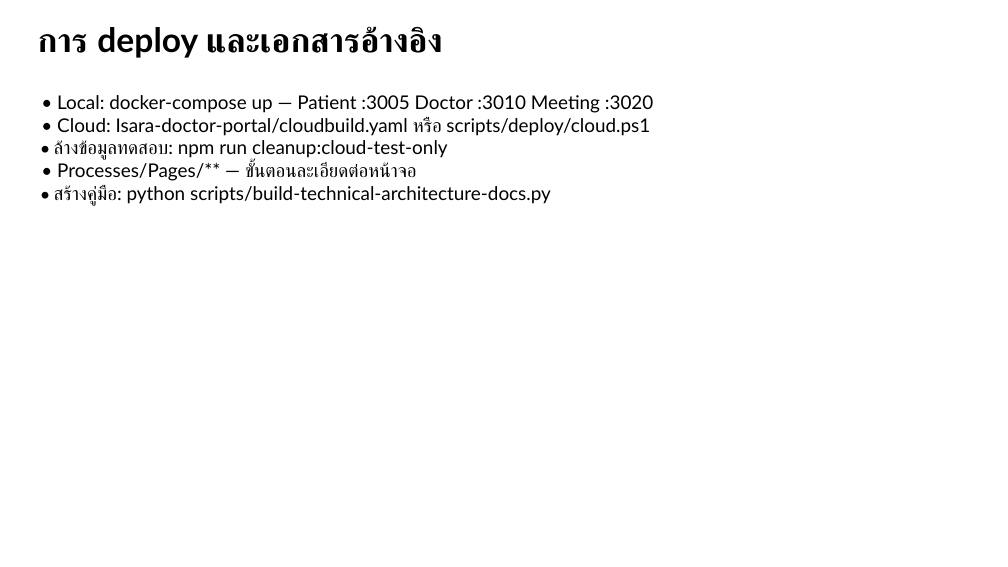
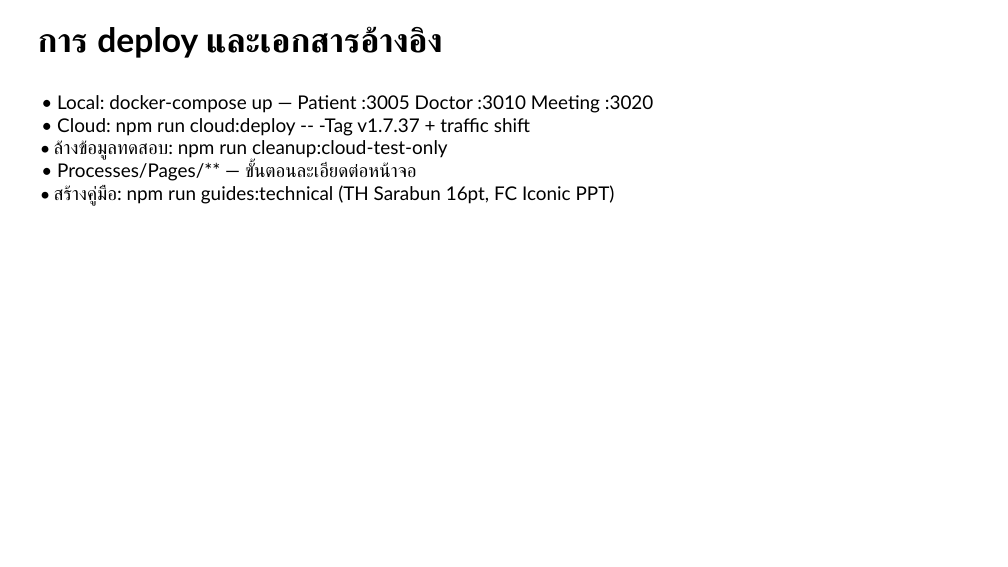
Before and after one commit to chiraleo2000/Isara-Anywhere, a slide deck: slide 16 of docs/TECHNICAL_ARCHITECTURE_PPT_TH.pptx (slide 15 before the commit). Drawn at 1008x567 pixels with LibreOffice and Linux fonts; fonts in the diff are those of the drawing. Boxes give left, top, right and bottom in pixels: in the first picture for what was removed or moved away, otherwise in the second. Text is boxed around its words. In the diff, an @@ line names an element or a change of style, - is before the commit and + after.

```diff
--- a/docs/TECHNICAL_ARCHITECTURE_PPT_TH.pptx
+++ b/docs/TECHNICAL_ARCHITECTURE_PPT_TH.pptx
@@ text at (x1=57, y1=118, x2=530, y2=136): text changed @@
-• Cloud: Isara-doctor-portal/cloudbuild.yaml หรือ scripts/deploy/cloud.ps1
+• Cloud: npm run cloud:deploy -- -Tag v1.7.37 + traffic shift
@@ text at (x1=54, y1=185, x2=615, y2=206): text changed @@
-• สร้างคู่มือ: python scripts/build-technical-architecture-docs.py
+• สร้างคู่มือ: npm run guides:technical (TH Sarabun 16pt, FC Iconic PPT)
```
Also in this commit, not shown: 1 other slide changed, 1 slide added, 13 other files.
